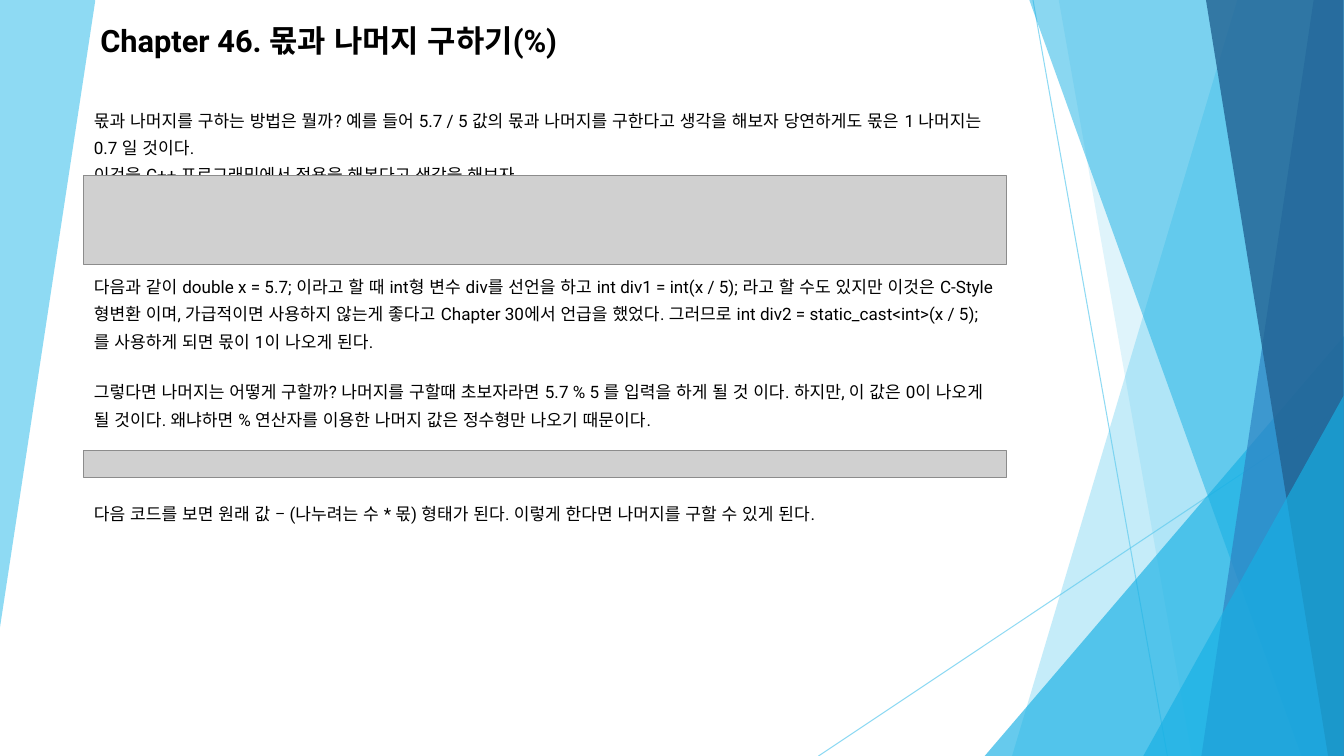
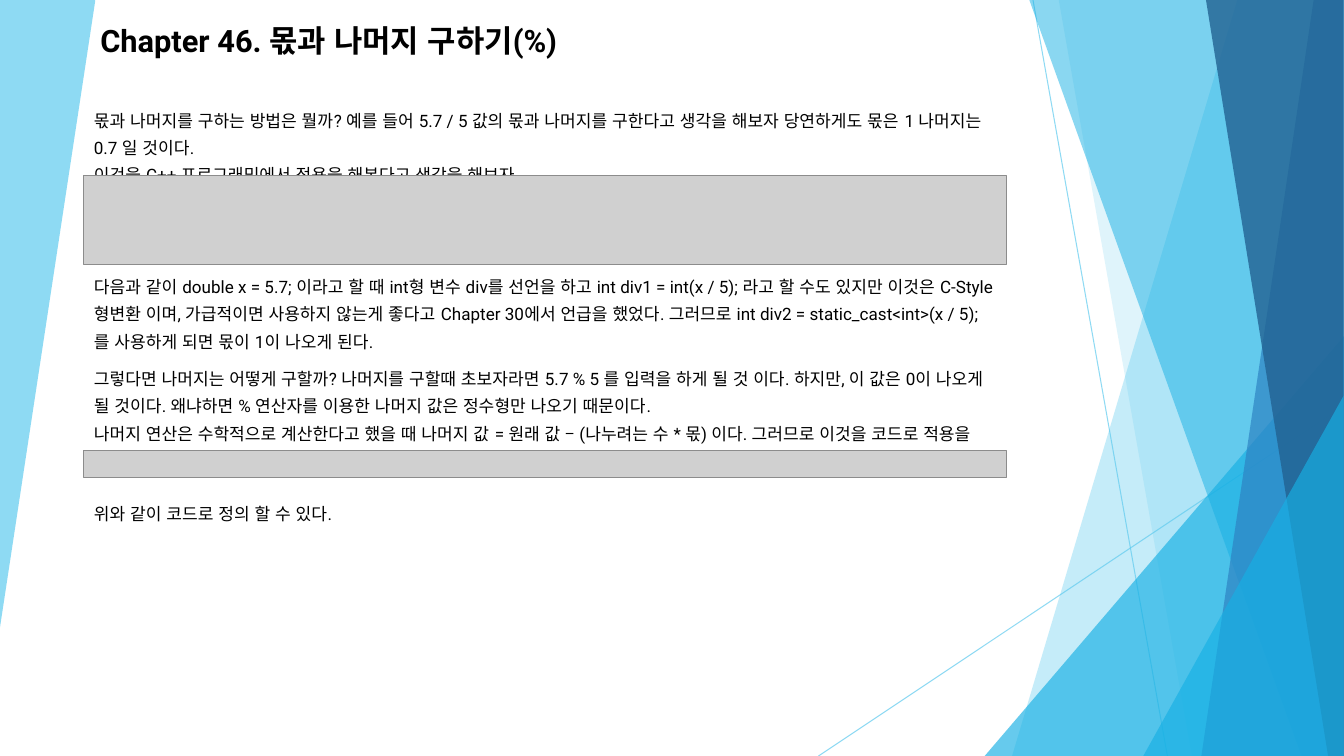
Before and after one commit to Zoselro/C-200, a slide deck: slide 15 of 세미나 자료/C++ 세미나 두 번째.pptx. Drawn at 1344x756 pixels with LibreOffice and Linux fonts; fonts in the diff are those of the drawing; grey boxes stand for pictures. Boxes give left, top, right and bottom in pixels: in the first picture for what was removed or moved away, otherwise in the second. Text is boxed around its words. In the diff, an @@ line names an element or a change of style, - is before the commit and + after.

```diff
--- a/세미나 자료/C++ 세미나 두 번째.pptx
+++ b/세미나 자료/C++ 세미나 두 번째.pptx
@@ text "그렇다면 나머지는 어떻게 구할까? 나머지를 ...": place and size @@
-text "그렇다면 나머지는 어떻게 구할까? 나머지를 ..." at <box>94,383,983,428</box>
+text "그렇다면 나머지는 어떻게 구할까? 나머지를 ..." at <box>94,370,983,444</box>
@@ text at <box>94,426,970,444</box>: paragraph added @@
+나머지 연산은 수학적으로 계산한다고 했을 때 나머지 값 = 원래 값 – (나누려는 수 * 몫) 이다. 그러므로 이것을 코드로 적용을 했을 때
@@ text at <box>94,505,333,522</box>: text changed @@
-다음 코드를 보면 원래 값 – (나누려는 수 * 몫) 형태가 된다. 이렇게 한다면 나머지를 구할 수 있게 된다.
+위와 같이 코드로 정의 할 수 있다.
```
Also in this commit, not shown: 2 other files.
